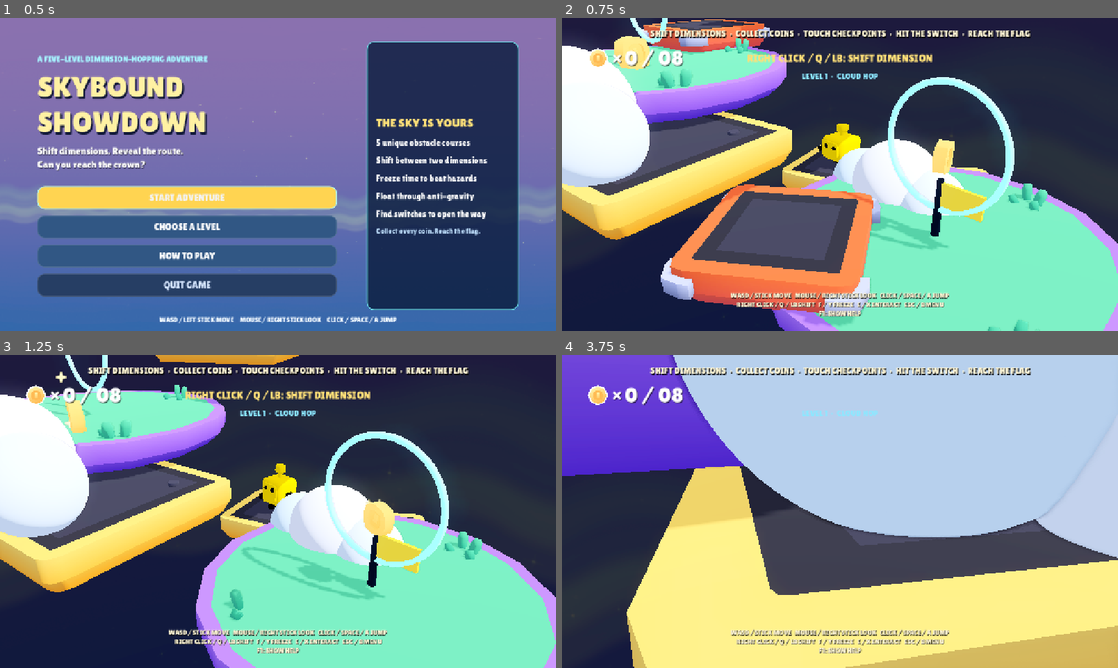
Above: before the commit, frames 1-4 (two rows, left to right).
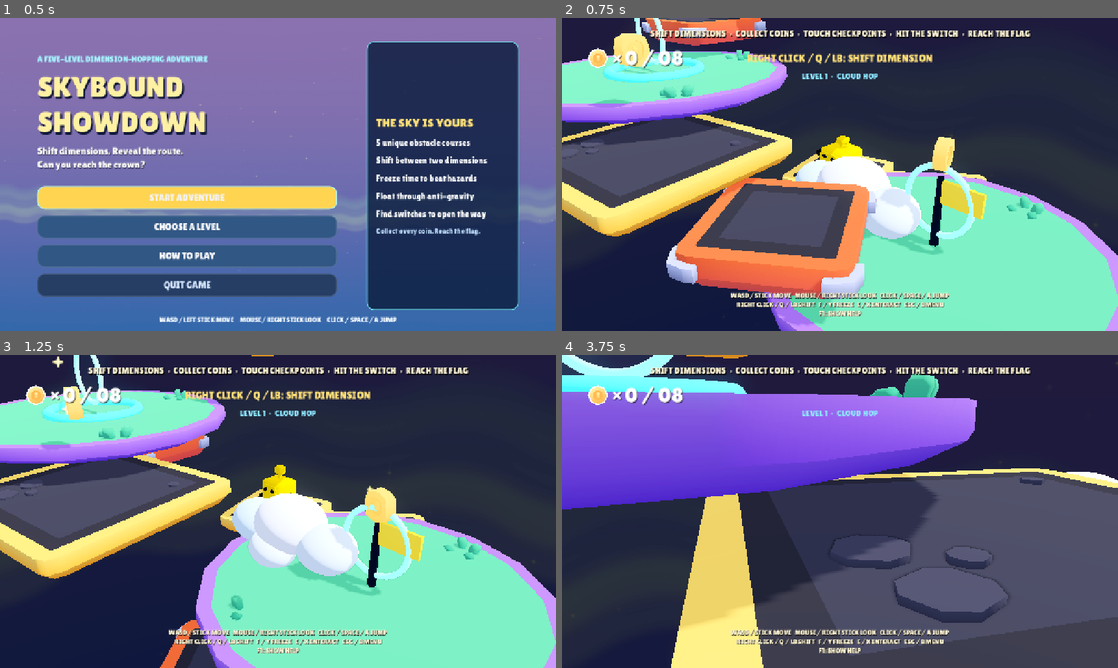
Above: after the commit, the same moments.

Repository: themagicians208-glitch/Atsila-Devs-Lidenbrock-Island
Game: Godot game, scene res://scenes/home.tscn
The game is run twice, just before and just after one commit, with the same random seed, the same clock (stepped at 60 frames per second) and the same inputs.
Inputs (mouse positions are in pixels of both pictures, inside the frame that each line leads up to):
- Up to frame 1 (0.5 s): no input
- Up to frame 2 (0.75 s): click "START ADVENTURE" at 0.5 s
- Up to frame 3 (1.25 s): no input
- Up to frame 4 (3.75 s): tap Enter at 1.25 s; move the mouse to (867, 511) at 1.27 s; hold W (move_forward) from 1.28 s (still down); tap Space (jump) at 1.35, 1.52, 1.82, 2.27, 2.3, 2.57, 3.05 s; click (867, 511) at 1.42 s; move the mouse to (812, 511) at 2.02 s; tap Down (camera_down) at 2.1 s; click (812, 511) at 2.17 s; move the mouse to (851, 505) at 2.77 s; tap Left (camera_left) at 2.85 s; click (851, 505) at 2.92 s; move the mouse to (834, 517) at 3.52 s; tap Right (camera_right) at 3.6 s; click (834, 517) at 3.67 s

Frame 1 is identical in both runs. In frame 2, 31% of the frame differs, in the area x 0-100%, y 0-100%; in frame 3, 20%; in frame 4, 82%.

Commit message:
Fix Level 1 scale, double jump, and cloud platforms

Diff:
--- a/objects/cloud.gd
+++ b/objects/cloud.gd
@@ -18,11 +18,12 @@
 	_add_cloud_platform()
 
 func _add_cloud_platform() -> void:
-	var platform := StaticBody3D.new()
+	var platform := AnimatableBody3D.new()
 	platform.name = "CloudPlatform"
+	platform.sync_to_physics = true
 	var platform_shape := CollisionShape3D.new()
 	var platform_box := BoxShape3D.new()
-	platform_box.size = Vector3(1.9, 0.38, 1.45)
+	platform_box.size = Vector3(1.7, 0.38, 1.3)
 	platform_shape.shape = platform_box
 	platform_shape.position.y = -0.14
 	platform.add_child(platform_shape)
@@ -34,7 +35,7 @@
 	bounce_zone.collision_mask = 1
 	var bounce_shape := CollisionShape3D.new()
 	var bounce_box := BoxShape3D.new()
-	bounce_box.size = Vector3(1.85, 0.55, 1.4)
+	bounce_box.size = Vector3(1.65, 0.55, 1.25)
 	bounce_shape.shape = bounce_box
 	bounce_shape.position.y = 0.24
 	bounce_zone.add_child(bounce_shape)
@@ -48,6 +49,7 @@
 	sphere.height = radius * 2.0
 	puff.mesh = sphere
 	puff.position = offset
+	puff.scale = Vector3(0.78, 0.58, 0.7)
 	puff.cast_shadow = GeometryInstance3D.SHADOW_CASTING_SETTING_OFF
 	var material := StandardMaterial3D.new()
 	material.albedo_color = tint
--- a/scripts/main.gd
+++ b/scripts/main.gd
@@ -128,6 +128,8 @@
 		var platform: Node3D = platform_scene.instantiate()
 		platform.position = point
 		platform.rotation.y = float((i * 23 + level_number * 17) % 50) * PI / 180.0
+		if level_number == 1:
+			platform.scale.y = 0.62
 		platform.add_to_group("material_dimension")
 		world.add_child(platform)
 
@@ -136,6 +138,8 @@
 		mirror_platform.name = "MirrorPlatform_%02d" % i
 		mirror_platform.position = _get_mirror_platform_point(route, i)
 		mirror_platform.rotation.y = -platform.rotation.y
+		if level_number == 1:
+			mirror_platform.scale.y = 0.62
 		mirror_platform.add_to_group("mirror_dimension")
 		world.add_child(mirror_platform)
 		_add_phase_glow(mirror_platform)
@@ -153,7 +157,7 @@
 
 		if i % 3 == 1:
 			var cloud := preload("res://objects/cloud.tscn").instantiate()
-			cloud.position = point + Vector3(0, 0.9, 0.9)
+			cloud.position = point + Vector3(0, 1.2, 2.0)
 			world.add_child(cloud)
 
 	var goal: Vector3 = route[route.size() - 1]
@@ -240,8 +244,7 @@
 	player.movement_velocity = Vector3.ZERO
 	player.gravity = 0.0
 	player.gravity_scale = 1.0
-	player.jump_single = true
-	player.jump_double = true
+	player.jumps_remaining = 2
 	player.previously_floored = false
 	player.model.scale = Vector3.ONE
 	hud.show_finish_message("Back at checkpoint %d" % active_checkpoint if active_checkpoint > 0 else "Back at the start")
@@ -313,7 +316,7 @@
 		1:
 			# Cloud Hop: hoops and sweepers turn the spiral into a timing challenge.
 			for index in [2, 5, 8]:
-				_add_map_ring(route[index] + Vector3(0, 1.8, 0), 0.92, Color("#83f5ef"))
+				_add_map_ring(route[index] + Vector3(0, 1.0, 0), 0.55, Color("#83f5ef"))
 			for index in [4, 7]:
 				_add_spinning_bar(route[index], 1.65, Color("#45d8cf"), 1.35)
 		2:
--- a/scripts/player.gd
+++ b/scripts/player.gd
@@ -18,8 +18,7 @@
 
 var previously_floored = false
 
-var jump_single = true
-var jump_double = true
+var jumps_remaining := 2
 
 var coins = 0
 
@@ -62,8 +61,8 @@
 
 	# Handle functions
 
+	handle_gravity(delta)
 	handle_controls(delta)
-	handle_gravity(delta)
 
 	handle_effects(delta)
 
@@ -159,20 +158,19 @@
 
 	if Input.is_action_just_pressed("jump"):
 
-		if jump_single or jump_double:
+		if jumps_remaining > 0:
 			jump()
 
 # Handle gravity
 
 func handle_gravity(delta):
 
-	gravity += 25 * gravity_scale * delta
-	gravity = clampf(gravity, -5.0, 30.0)
-
-	if gravity > 0 and is_on_floor():
-
-		jump_single = true
+	if is_on_floor() and gravity >= 0.0:
 		gravity = 0
+		jumps_remaining = 2
+	else:
+		gravity += 25 * gravity_scale * delta
+		gravity = clampf(gravity, -5.0, 30.0)
 
 # Jumping
 
@@ -184,17 +182,12 @@
 
 	model.scale = Vector3(0.5, 1.5, 0.5)
 
-	if jump_single:
-		jump_single = false;
-		jump_double = true;
-	else:
-		jump_double = false;
+	jumps_remaining = maxi(0, jumps_remaining - 1)
 
 
 func cloud_bounce() -> void:
 	gravity = -9.5
-	jump_single = true
-	jump_double = true
+	jumps_remaining = 2
 	model.scale = Vector3(0.75, 1.3, 0.75)
 	Audio.play("res://sounds/jump.ogg")
 
